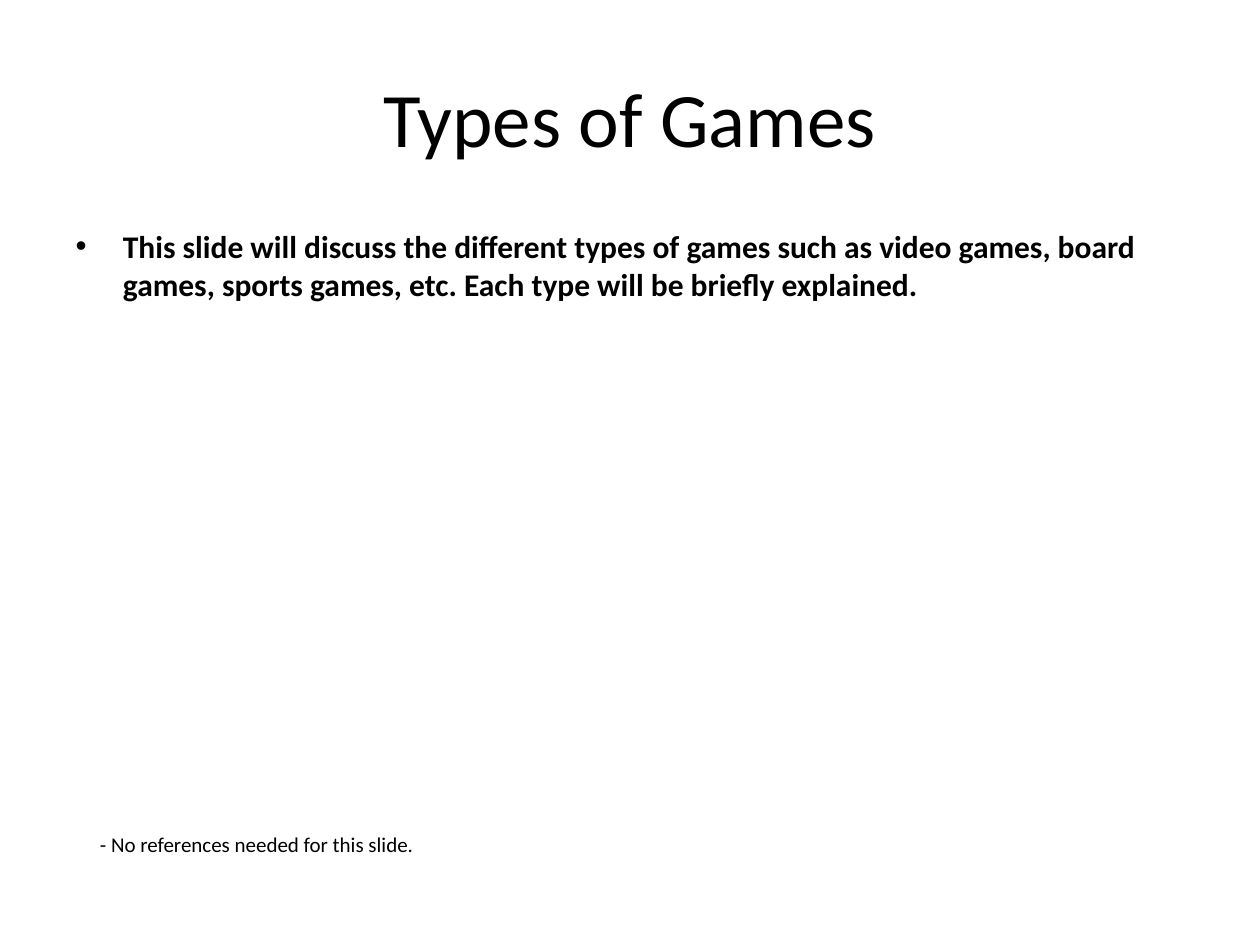
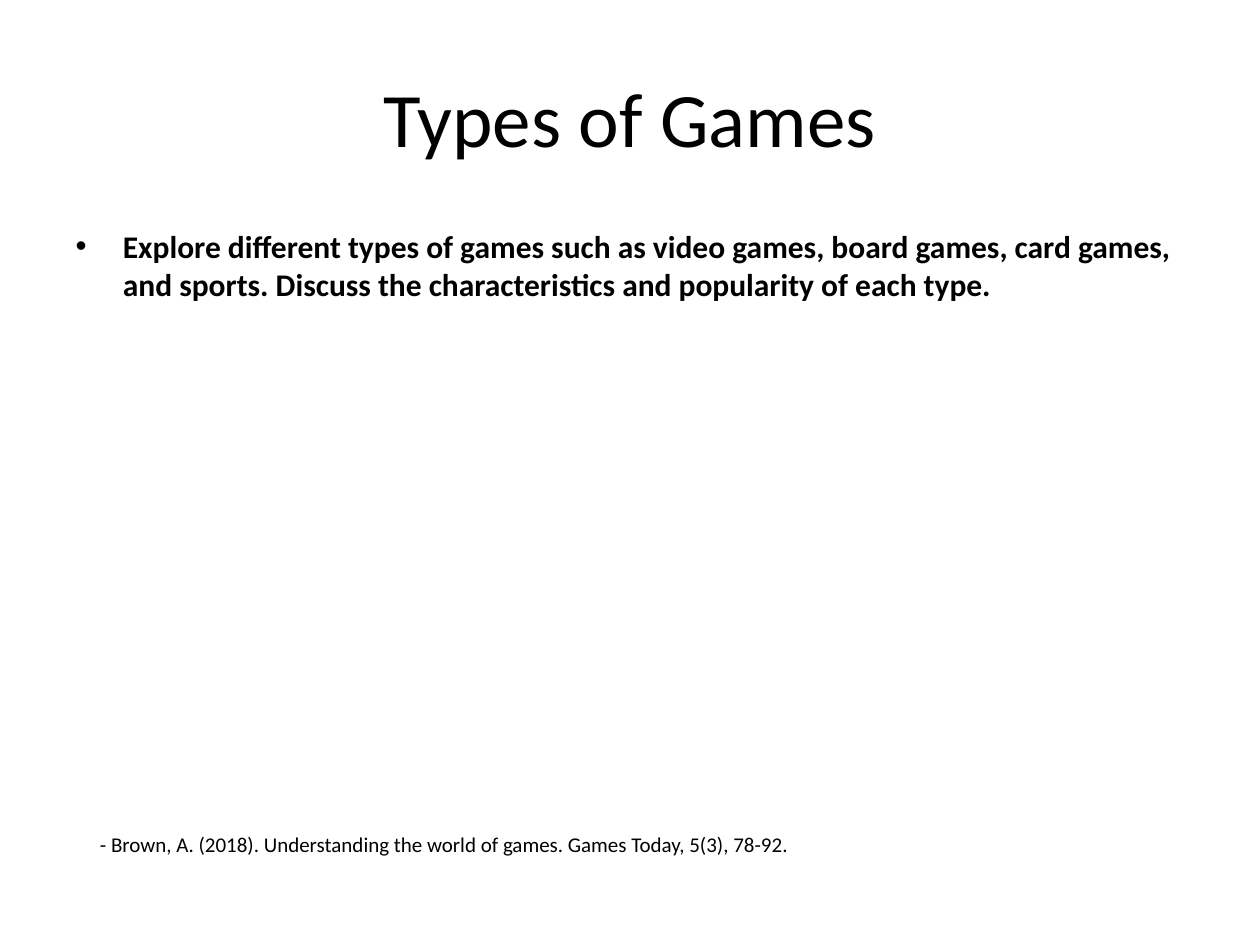
Before and after one commit to infrasvc-magang/test, a slide deck: slide 3 of backend/project/PPTX/Game_presentation.pptx. Drawn at 1260x945 pixels with LibreOffice and Linux fonts; fonts in the diff are those of the drawing. Boxes give left, top, right and bottom in pixels: in the first picture for what was removed or moved away, otherwise in the second. Text is boxed around its words. In the diff, an @@ line names an element or a change of style, - is before the commit and + after.

```diff
--- a/backend/project/PPTX/Game_presentation.pptx
+++ b/backend/project/PPTX/Game_presentation.pptx
@@ text at [123, 236, 1170, 301]: text changed @@
-• This slide will discuss the different types of games such as video games, board games, sports games, etc. Each type will be briefly explained.
+• Explore different types of games such as video games, board games, card games, and sports. Discuss the characteristics and popularity of each type.
@@ text at [111, 837, 787, 856]: text changed @@
-- No references needed for this slide.
+- Brown, A. (2018). Understanding the world of games. Games Today, 5(3), 78-92.
```
Also in this commit, not shown: 5 other slides changed, 4 slides added, 4 slides removed, 7 other files.
